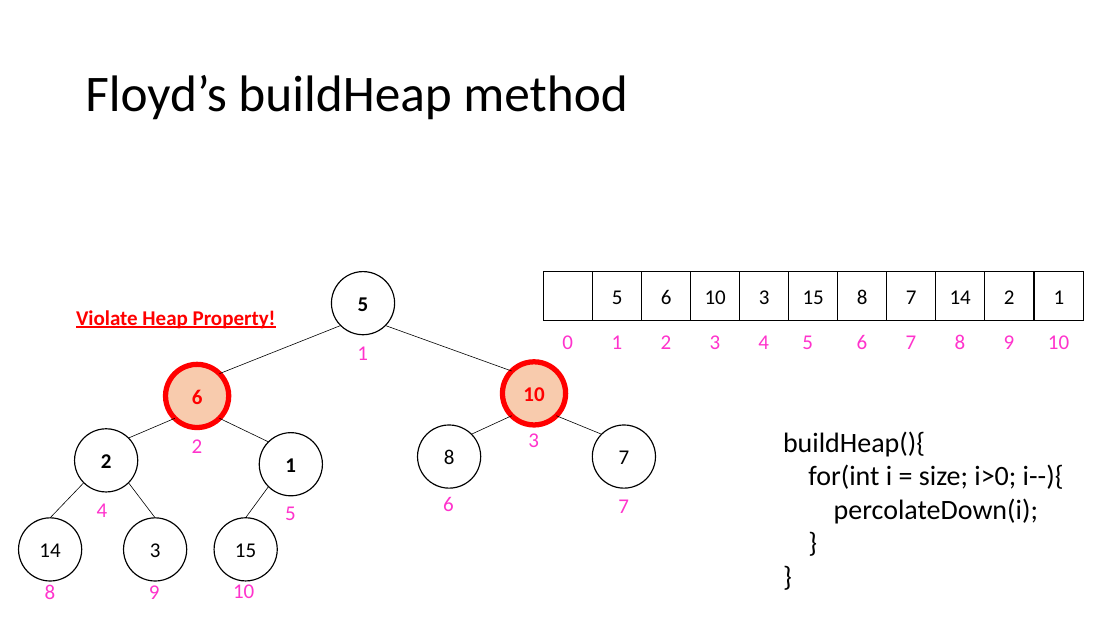
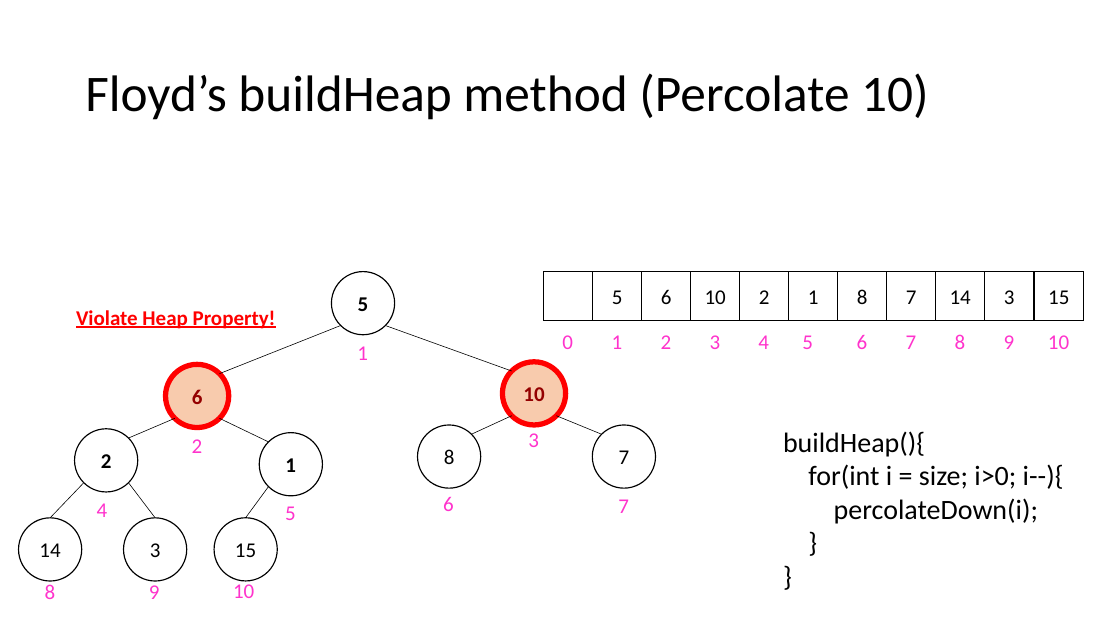
Before and after one commit to natebrunelle/cse332, a slide deck: slide 32 of demo_site/files/slides/lecture5_pqs_inka.pptx. Drawn at 1120x630 pixels with LibreOffice and Linux fonts; fonts in the diff are those of the drawing; grey boxes stand for pictures. Boxes give left, top, right and bottom in pixels: in the first picture for what was removed or moved away, otherwise in the second. Text is boxed around its words. In the diff, an @@ line names an element or a change of style, - is before the commit and + after.

```diff
--- a/demo_site/files/slides/lecture5_pqs_inka.pptx
+++ b/demo_site/files/slides/lecture5_pqs_inka.pptx
@@ title at (85,73,929,120): text changed @@
-Floyd’s buildHeap method
+Floyd’s buildHeap method (Percolate 10)
@@ text in rectangle at (759,290,770,304): text changed @@
-3
+2
@@ text in rectangle at (808,290,819,304): text changed @@
-15
+1
@@ text in rectangle at (1004,290,1015,304): text changed @@
-2
+3
@@ text in rectangle at (1048,290,1069,304): text changed @@
-1
+15
@@ ellipse "6" at (166,365,229,428): text colour #FF0000 to #940000 @@
@@ ellipse "10" at (502,362,565,425): text colour #FF0000 to #940000 @@
```
Also in this commit, not shown: 30 other slides changed, 1 slide added, 1 slide removed, 14 other files.
